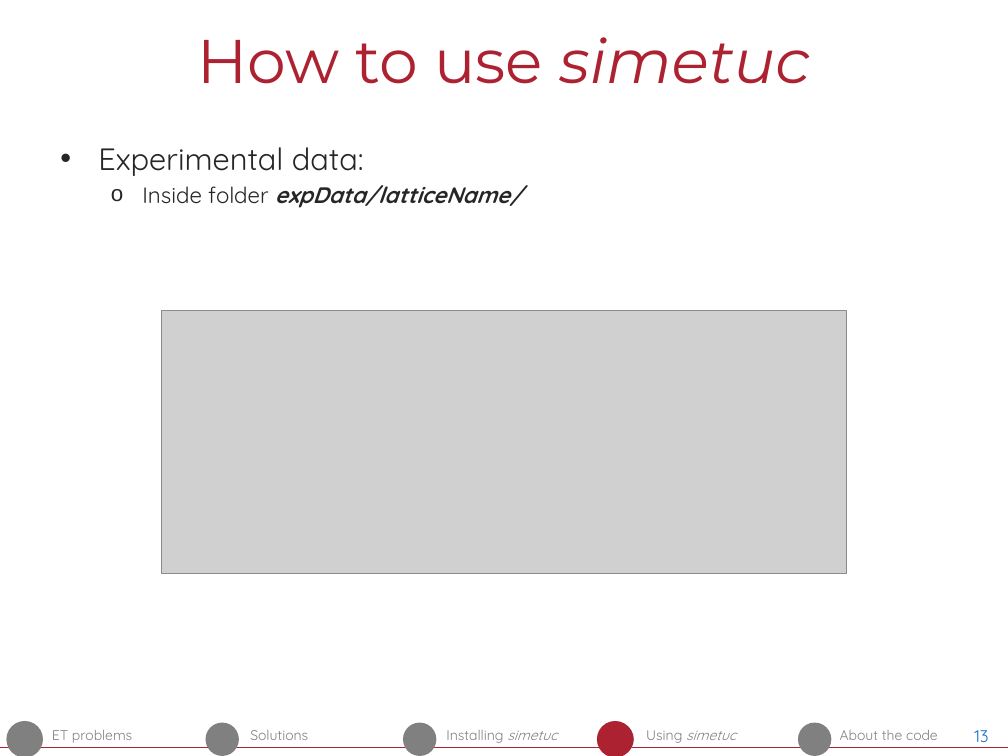
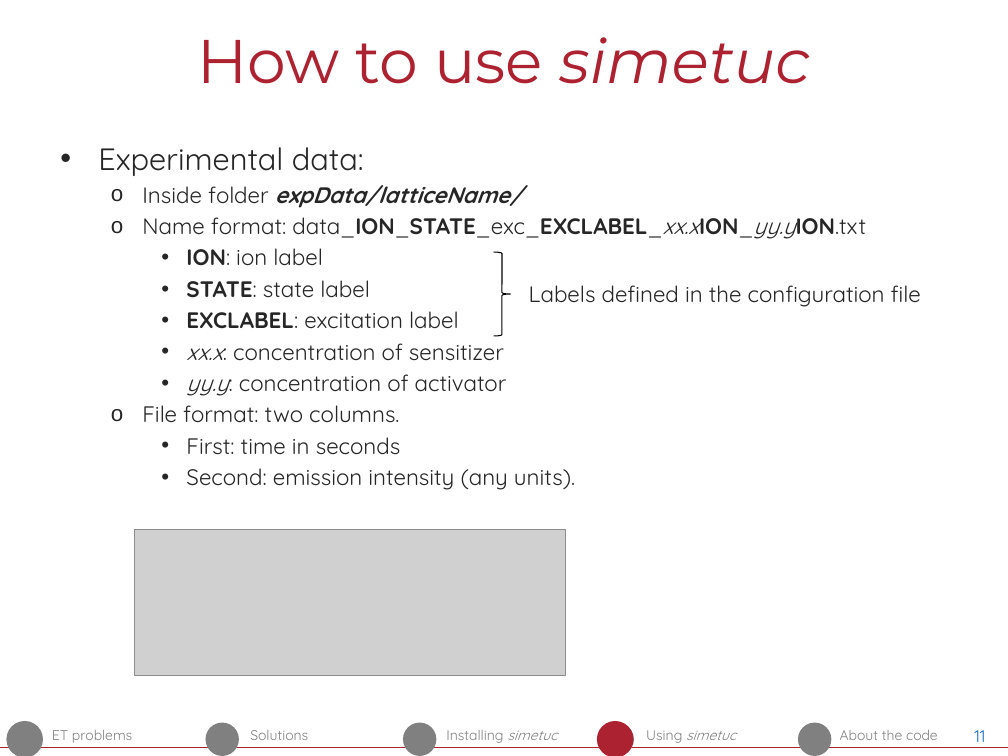
Before and after one commit to pedvide/simetuc, a slide deck: slide 11 of docs/simetuc_presentation/simetuc_presentation.pptx (slide 13 before the commit). Drawn at 1008x756 pixels with LibreOffice and Linux fonts; fonts in the diff are those of the drawing; grey boxes stand for pictures. Boxes give left, top, right and bottom in pixels: in the first picture for what was removed or moved away, otherwise in the second. Text is boxed around its words. In the diff, an @@ line names an element or a change of style, - is before the commit and + after.

```diff
--- a/docs/simetuc_presentation/simetuc_presentation.pptx
+++ b/docs/simetuc_presentation/simetuc_presentation.pptx
@@ text at (142, 217, 867, 490): paragraphs added @@
+  o Name format: data_ION_STATE_exc_EXCLABEL_xx.xION_yy.yION.txt
+    • ION: ion label
+    • STATE: state label
+    • EXCLABEL: excitation label
+    • xx.x: concentration of sensitizer
+    • yy.y: concentration of activator
+  o File format: two columns.
+    • First: time in seconds
+    • Second: emission intensity (any units).
@@ right brace added at (494, 252, 511, 336), outline #000000 0.75 pt @@
@@ text added at (529, 285, 921, 307), 16 pt, text #262626 @@
+Labels defined in the configuration file
@@ picture: place and size @@
-picture at (161, 310, 846, 573)
+picture at (134, 529, 565, 675)
@@ page number at (974, 730, 985, 748): text changed @@
-13
+11
```
Also in this commit, not shown: 7 other slides changed, 4 slides added, 10 other files.
